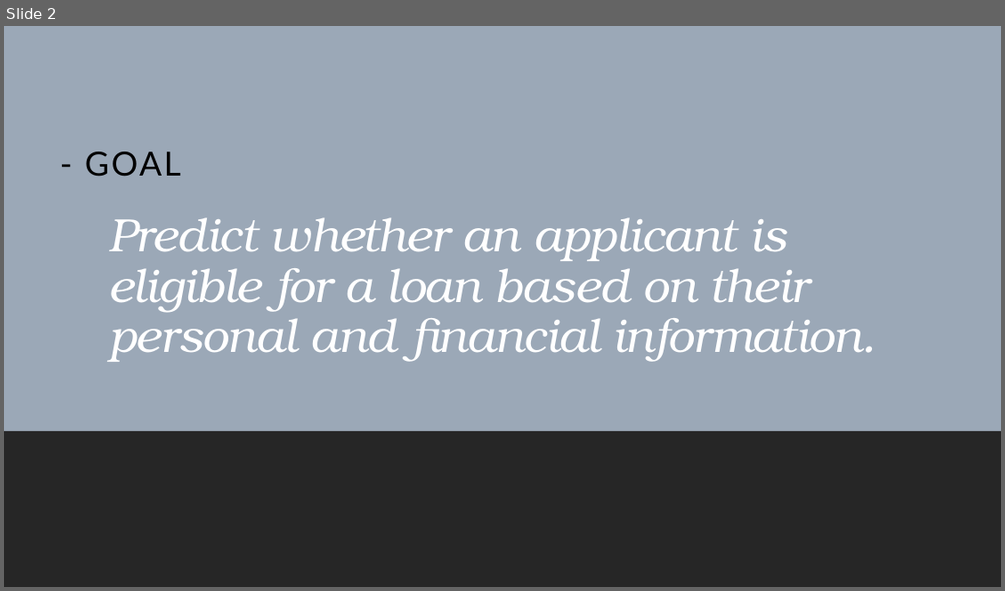
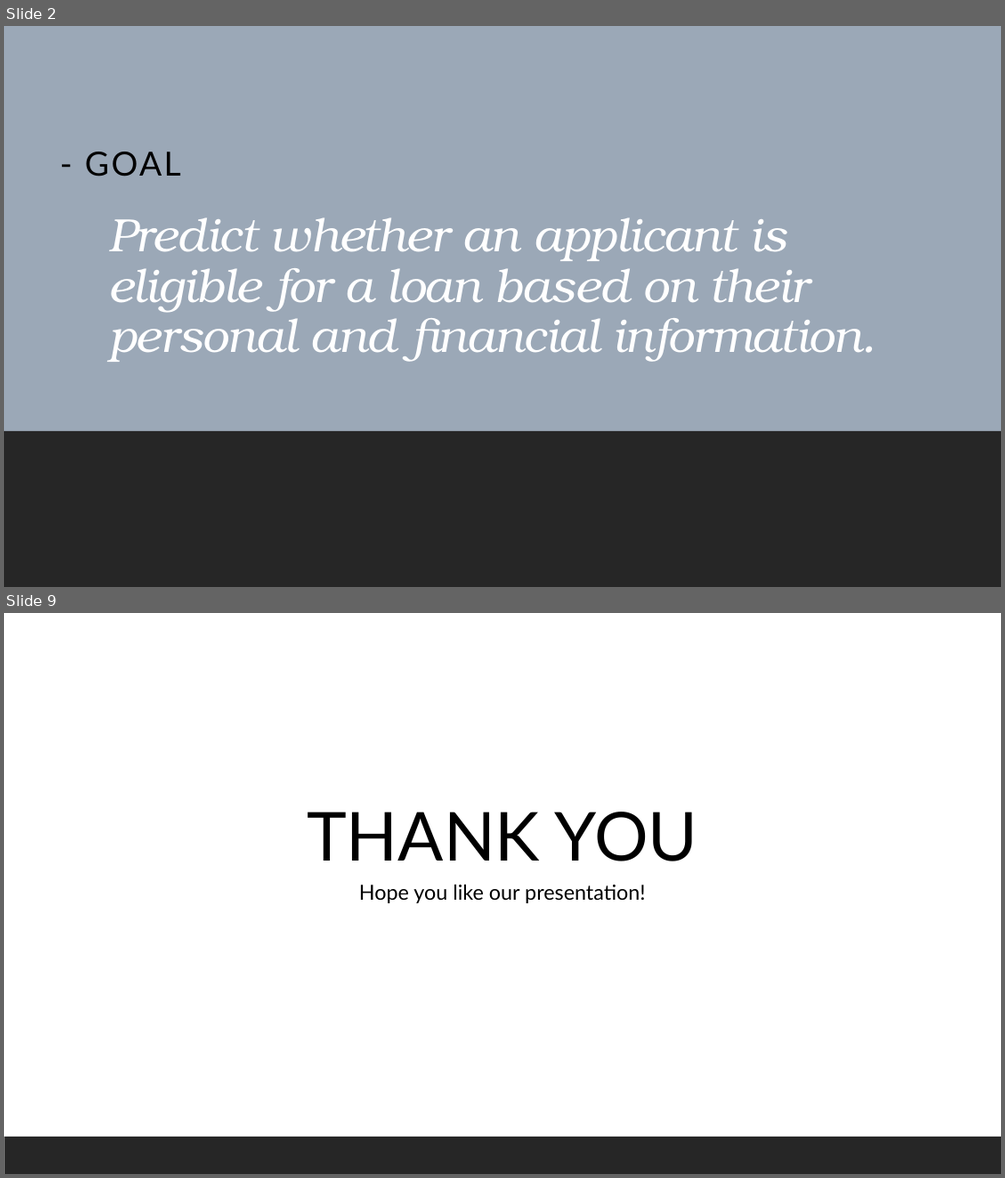
Before and after one commit to MuhammadWaqiShakil/AI-Project, a slide deck: Project AI/AI Presentation.pptx. Shown one above the other, each under a label of ours: slide 2 before the commit, slides 2 and 9 after it; the slides between them are not shown. The pictures are 1005x591 and 1005x1178 pixels, drawn with LibreOffice and Linux fonts; fonts in the diff are those of the drawing. Boxes give left, top, right and bottom in pixels: in the first picture for what was removed or moved away, otherwise in the second. Text is boxed around its words. In the diff, an @@ line names an element or a change of style, - is before the commit and + after.

```diff
--- a/Project AI/AI Presentation.pptx
+++ b/Project AI/AI Presentation.pptx
@@ slide 9 added at (4,613,1001,1174), background #FFFFFF; not listed: 1 template element that a slide beside it also shows @@
@@ text added at (307,811,698,861), 65 pt, text #000000 @@
+THANK YOU
@@ text added at (359,884,646,903), 20 pt, text #000000 @@
+Hope you like our presentation!
```
Also in this commit, not shown: 6 other slides added, 1 slide removed.
